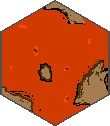
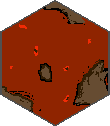
Layered file, before and after one edit (110px x 126px). Changes by layer:
painted on "Layer 1 copy 7" over [2,2,108,125]
